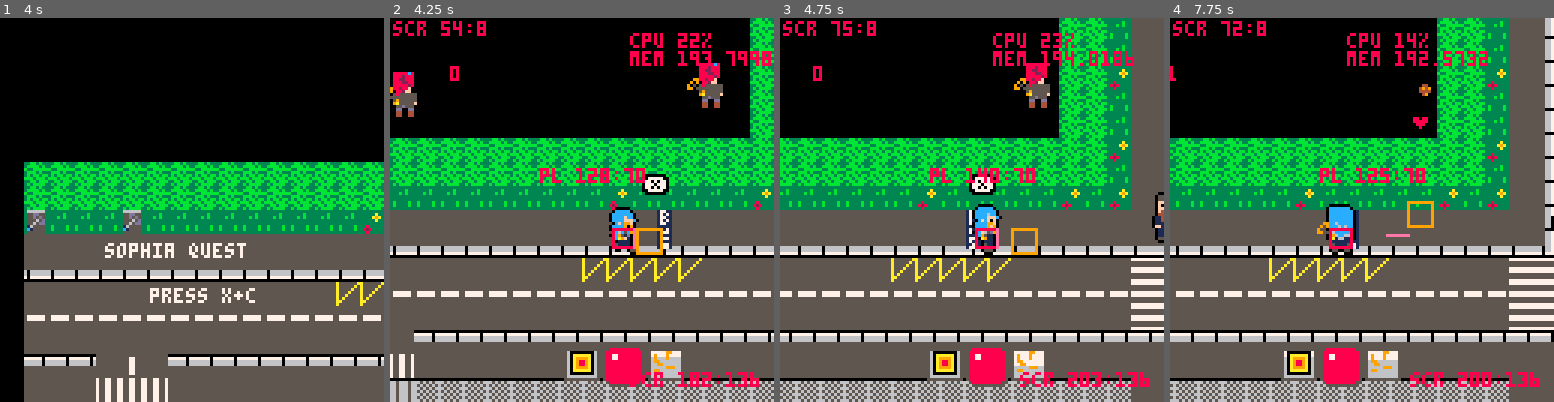
Above: before the commit, frames 1-4 (left to right).
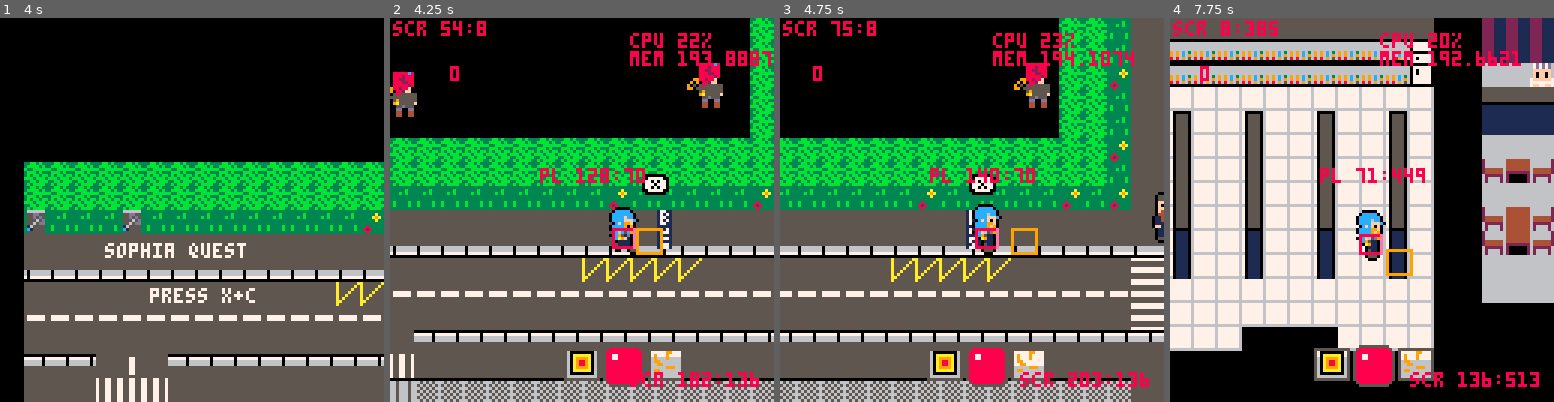
Above: after the commit, the same moments.

Repository: JasonHaenlin/pico-8-sophiaquest
Game: PICO-8 cartridge sophiaquest.p8
Same seed, same stepped clock (60 frames per second), same inputs: the game is played once before the commit and once after it.
Inputs:
- Up to frame 1 (4 s): tap X (X key) at 0.33, 1.07, 1.85, 2.97 s; tap O (Z key) at 0.7, 1.7, 2.1, 2.5, 2.9, 3.3, 3.7 s; hold Right 1.6-2.1 s; hold Up 2.15-2.42 s; hold Right 2.47-3.03 s; hold Left 3.08-3.58 s; hold Down 3.63-3.97 s
- Up to frame 2 (4.25 s): hold Right from 4.02 s (still down); tap X (X key) at 4.08 s; tap O (Z key) at 4.1 s
- Up to frame 3 (4.75 s): tap O (Z key) at 4.5 s; release Right at 4.68 s; hold Up from 4.73 s (still down)
- Up to frame 4 (7.75 s): tap O (Z key) every 0.4 s from 4.9 to 7.7 s; release Up at 5.03 s; hold Left 5.08-5.68 s; tap X (X key) at 5.2, 6.32, 7.43 s; hold Down 5.73-6.03 s; hold Right 6.08-6.58 s; hold Right 6.63-7.13 s; hold Up 7.18-7.45 s; hold Right from 7.5 s (still down)

Frame 1 is identical in both runs. In frame 2, 0.1% of the frame differs, in the area x 87-99%, y 9-13%; in frame 3, 0.2%; in frame 4, 92%, in the area x 0-100%, y 0-100%.

Commit message:
biggest map

Diff:
--- a/sophiaquest.p8
+++ b/sophiaquest.p8
@@ -42,7 +42,7 @@
 
  _update = update_menu
  init_area()
- init_current_area(1)
+ init_current_area(2)
  init_screen()
  make_game()
 end
@@ -65,7 +65,7 @@
    tag = busstop,
    name = "cheat",
    map = {x1 = 8, y1 = 8, x2 = inf, y2 = inf},
-   spawn = { x = 125, y = 70 }
+   spawn = { x = 45, y = 448 }
   },
   {
    tag = busstop,
@@ -1375,7 +1375,7 @@
  follow_player()
 
  cls()
- map()
+ map(0, 0, 0, 0, 128, 64)
 
  set_camera()
 
